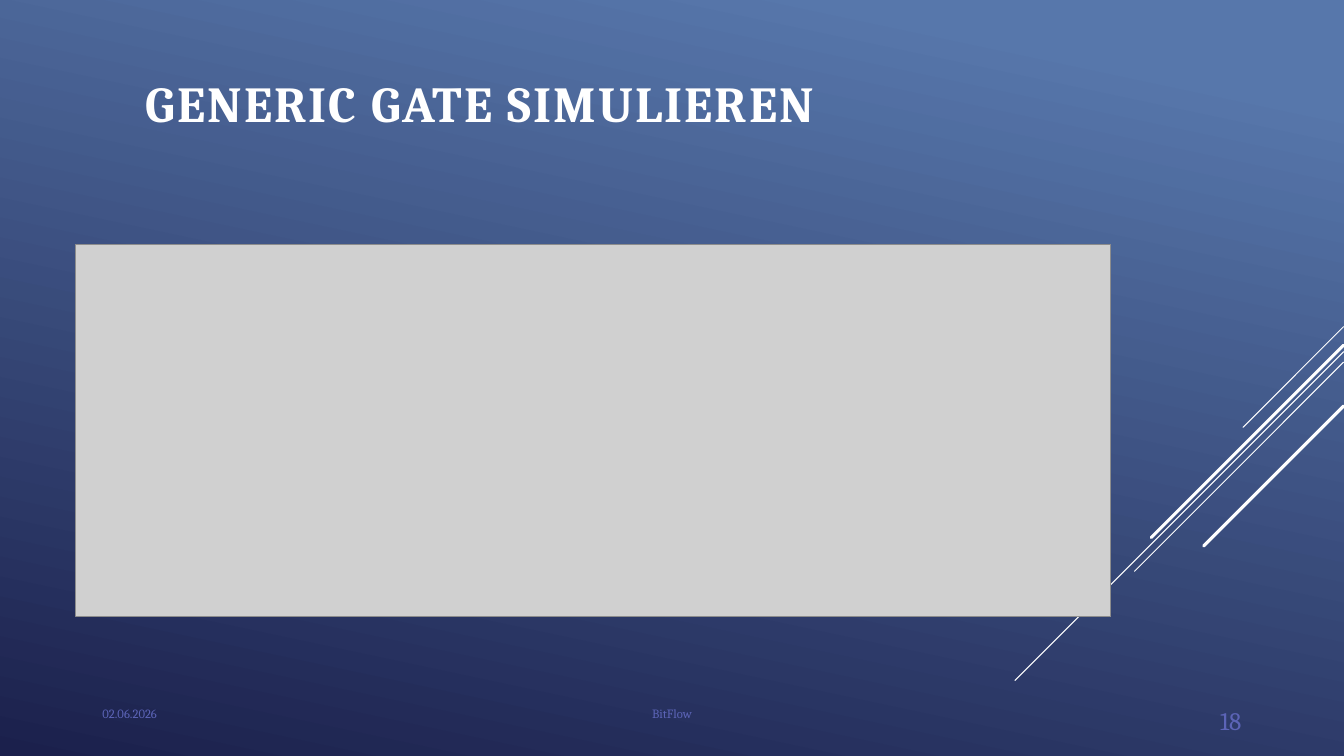
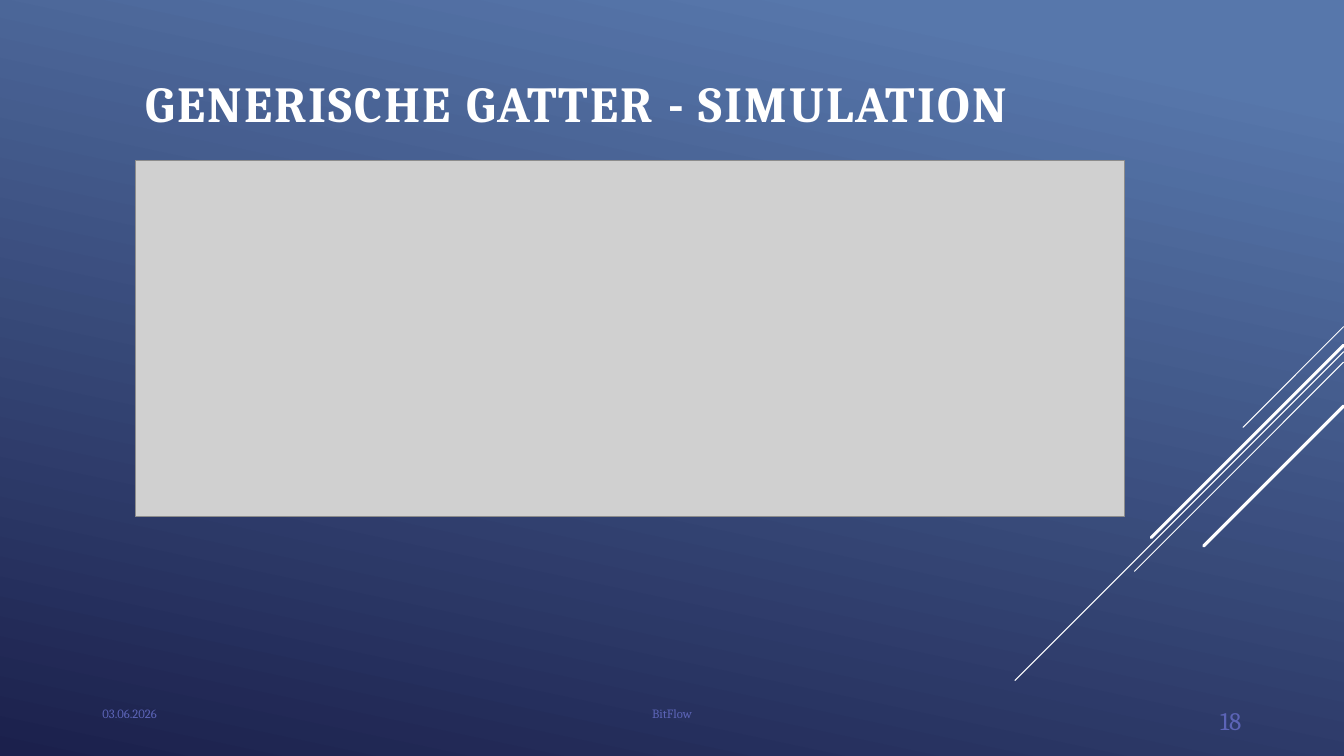
Before and after one commit to BitFlow-DHBW/BitFlow, a slide deck: slide 18 of docs/BitFlow - Abschlusspräsentation.pptx. Drawn at 1344x756 pixels with LibreOffice and Linux fonts; fonts in the diff are those of the drawing; grey boxes stand for pictures; background and template pictures are left out. Boxes give left, top, right and bottom in pixels: in the first picture for what was removed or moved away, otherwise in the second. Text is boxed around its words. In the diff, an @@ line names an element or a change of style, - is before the commit and + after.

```diff
--- a/docs/BitFlow - Abschlusspräsentation.pptx
+++ b/docs/BitFlow - Abschlusspräsentation.pptx
@@ title at <box>146,88,1007,123</box>: text changed @@
-GENERIC GATE SIMULIEREN
+GENERISCHE GATTER - SIMULATION
@@ picture: place and size @@
-picture at <box>76,245,1111,618</box>
+picture at <box>135,161,1124,517</box>
@@ text at <box>102,709,156,718</box>: text changed @@
-02.06.2026
+03.06.2026
```
Also in this commit, not shown: 24 other slides changed, 2 other files.
